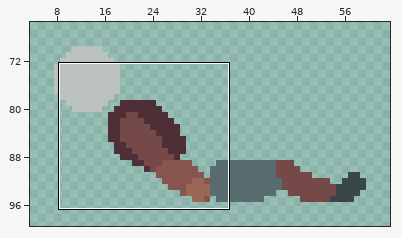
Edited in one commit: pixel-art file (Personal_Roberto/ASEPRITE/1. Liora/Liora.aseprite). The first picture is a wide view before the edit; the outline marks the close-up.
Close-up. First the earlier version:
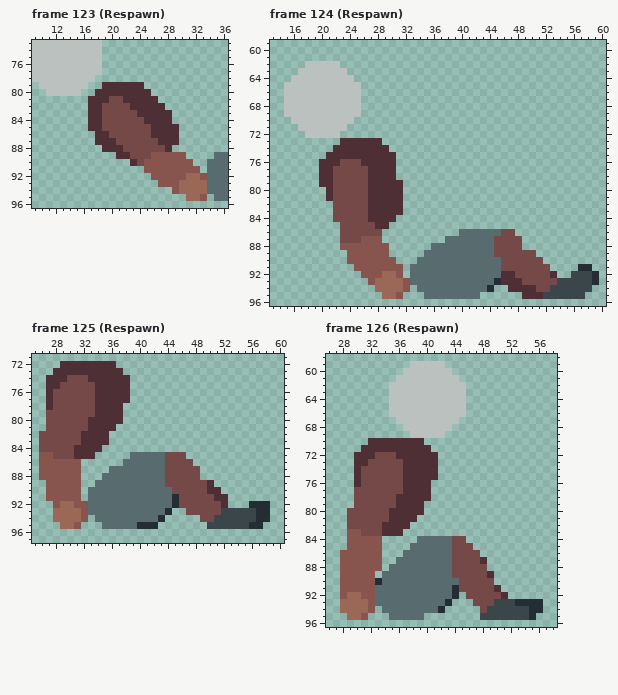
128x128 pixels, 198 frames. Shown: frame 123 (Respawn): x 9..36, y 73..96; frame 124 (Respawn): x 13..60, y 59..96; frame 125 (Respawn): x 25..60, y 71..97; frame 126 (Respawn): x 26..58, y 58..96. The wide view leaves out empty margins. The commit also changed other frames or places, which this record leaves out.
Now the later version:
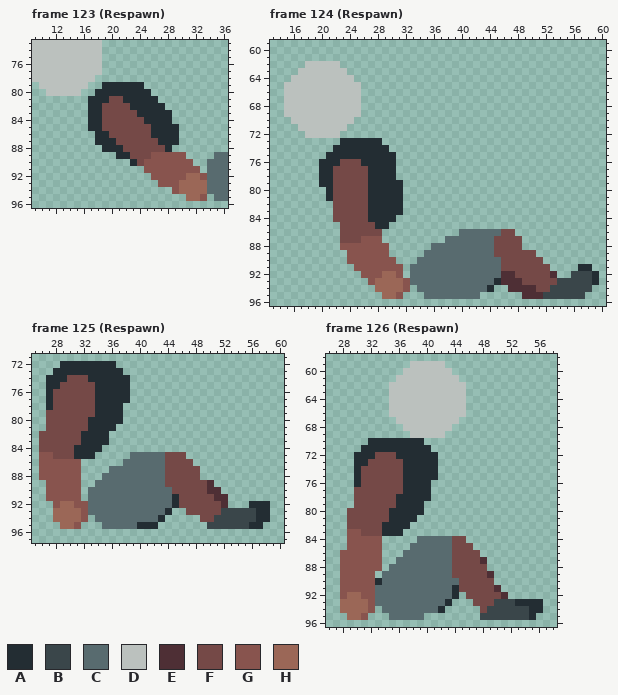
Palette (. is transparent): A #232d33  B #3a464a  C #586b6f  D #bbc1be  E #4e2f35  F #754947  G #88544e  H #9b6757
The edit:
Frame 123 (Respawn), layer "Liora":
y 79: x 19..24 EEEEEE -> AAAAAA
y 80: x 18..25 EEEEEEEE -> AAAAAAAA
y 81: x 17..19 EEE -> AAA; x 22..26 EEEEE -> AAAAA
y 82: x 17..18 EE -> AA; x 23..27 EEEEE -> AAAAA
y 83: x 17..18 EE -> AA; x 24..28 EEEEE -> AAAAA
y 84: x 17..18 EE -> AA; x 25..28 EEEE -> AAAA
y 85: x 17..18 EE -> AA; x 26..29 EEEE -> AAAA
y 86: x 18..19 EE -> AA; x 26..29 EEEE -> AAAA
y 87: x 18..20 EEE -> AAA; x 27..29 EEE -> AAA
y 88: x 19..21 EEE -> AAA; x 28 E -> A
y 89: x 21..22 EE -> AA
y 90: x 23 E -> A
Frame 124 (Respawn), layer "Liora":
y 73: x 23..28 EEEEEE -> AAAAAA
y 74: x 22..29 EEEEEEEE -> AAAAAAAA
y 75: x 21..30 EEEEEEEEEE -> AAAAAAAAAA
y 76: x 20..22 EEE -> AAA; x 26..30 EEEEE -> AAAAA
y 77..78: x 20..21 EE -> AA; x 27..30 EEEE -> AAAA
y 79: x 20..21 EE -> AA; x 27..31 EEEEE -> AAAAA
y 80..81: x 21 E -> A; x 27..31 EEEEE -> AAAAA
y 82..83: x 27..31 EEEEE -> AAAAA
y 84: x 27..30 EEEE -> AAAA
y 85: x 28..29 EE -> AA
Frame 125 (Respawn), layer "Liora":
y 72: x 29..36 EEEEEEEE -> AAAAAAAA
y 73: x 28..37 EEEEEEEEEE -> AAAAAAAAAA
y 74: x 27..29 EEE -> AAA; x 33..38 EEEEEE -> AAAAAA
y 75: x 27..28 EE -> AA; x 34..38 EEEEE -> AAAAA
y 76..77: x 27 E -> A; x 34..38 EEEEE -> AAAAA
y 78: x 27 E -> A; x 34..37 EEEE -> AAAA
y 79: x 34..37 EEEE -> AAAA
y 80: x 33..37 EEEEE -> AAAAA
y 81: x 33..36 EEEE -> AAAA
y 82..83: x 32..35 EEEE -> AAAA
y 84: x 31..34 EEEE -> AAAA
y 85: x 31..33 EEE -> AAA
Frame 126 (Respawn), layer "Liora":
y 70: x 32..39 EEEEEEEE -> AAAAAAAA
y 71: x 31..40 EEEEEEEEEE -> AAAAAAAAAA
y 72: x 30..32 EEE -> AAA; x 36..41 EEEEEE -> AAAAAA
y 73: x 30..31 EE -> AA; x 37..41 EEEEE -> AAAAA
y 74..75: x 30 E -> A; x 37..41 EEEEE -> AAAAA
y 76: x 30 E -> A; x 37..40 EEEE -> AAAA
y 77: x 37..40 EEEE -> AAAA
y 78: x 36..40 EEEEE -> AAAAA
y 79: x 36..39 EEEE -> AAAA
y 80: x 35..39 EEEEE -> AAAAA
y 81: x 35..38 EEEE -> AAAA
y 82: x 34..37 EEEE -> AAAA
y 83: x 34..36 EEE -> AAA
